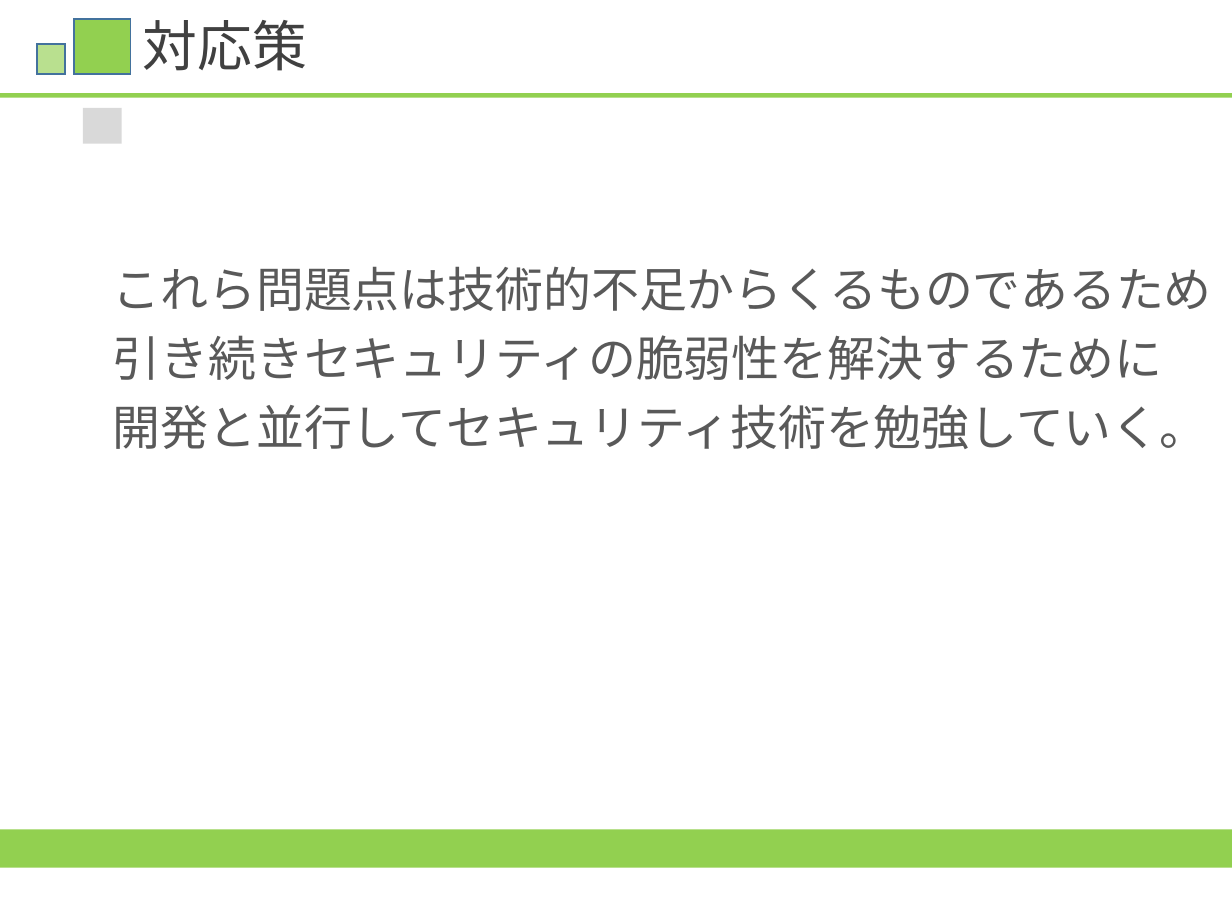
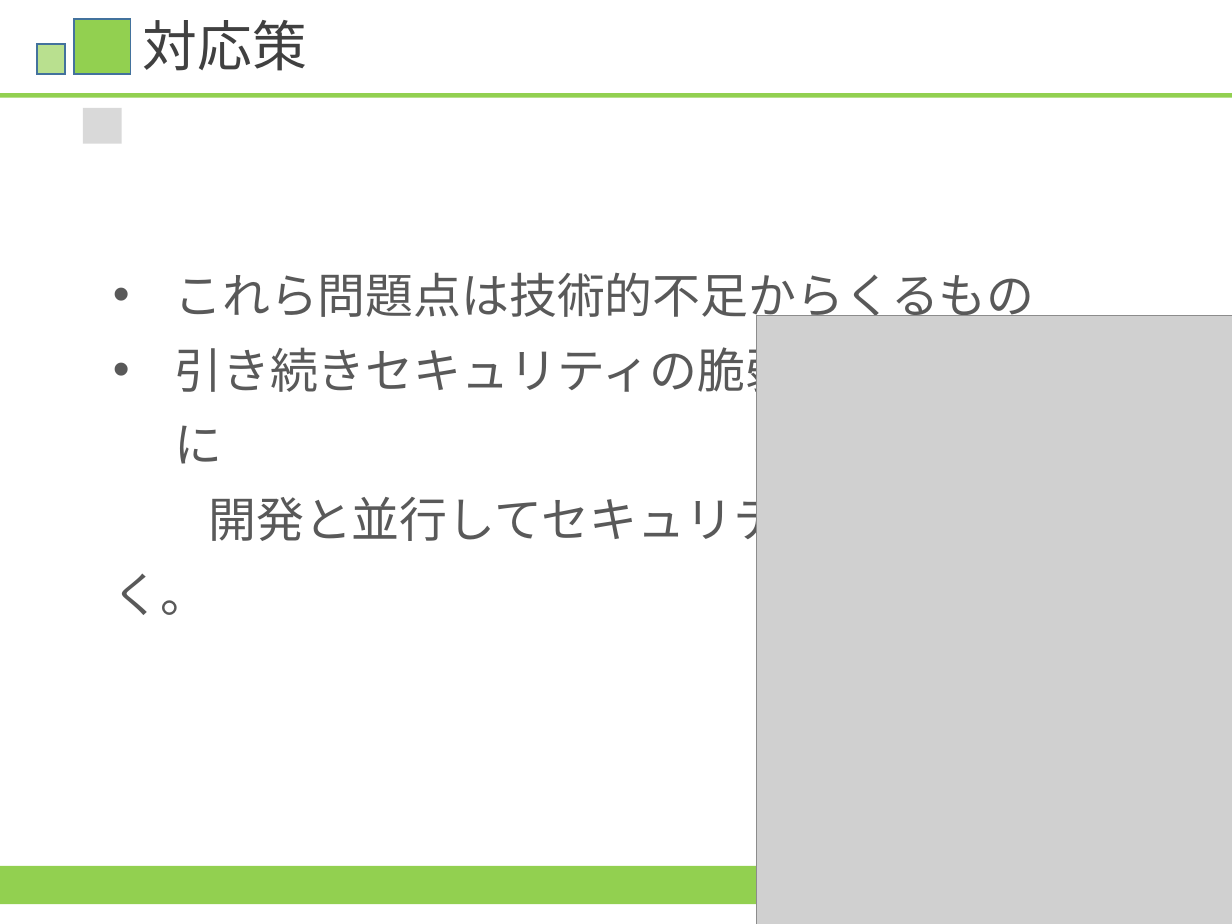
Before and after one commit to HamuroAC/Hamfile, a slide deck: slide 16 of 資料/発表資料.pptx. Drawn at 1232x924 pixels with LibreOffice and Linux fonts; fonts in the diff are those of the drawing; grey boxes stand for pictures. Boxes give left, top, right and bottom in pixels: in the first picture for what was removed or moved away, otherwise in the second. Text is boxed around its words. In the diff, an @@ line names an element or a change of style, - is before the commit and + after.

```diff
--- a/資料/発表資料.pptx
+++ b/資料/発表資料.pptx
@@ text at [174, 272, 1034, 325]: text changed; font Calibri to Arial @@
-これら問題点は技術的不足からくるものであるため
+• これら問題点は技術的不足からくるもの
@@ picture added at [756, 315, 1232, 924] @@
@@ text at [113, 338, 1207, 615]: font Calibri to Arial in "引き続きセキュリティの脆弱性を解決するために", "開発と並行してセキュリティ技術を勉強していく。"; bullet none to •; line spacing 1.2 to 1.3 @@
@@ rectangle: place and size @@
-rectangle at [0, 829, 1232, 867]
+rectangle at [0, 866, 1232, 904]
```
Also in this commit, not shown: 14 other slides changed.
